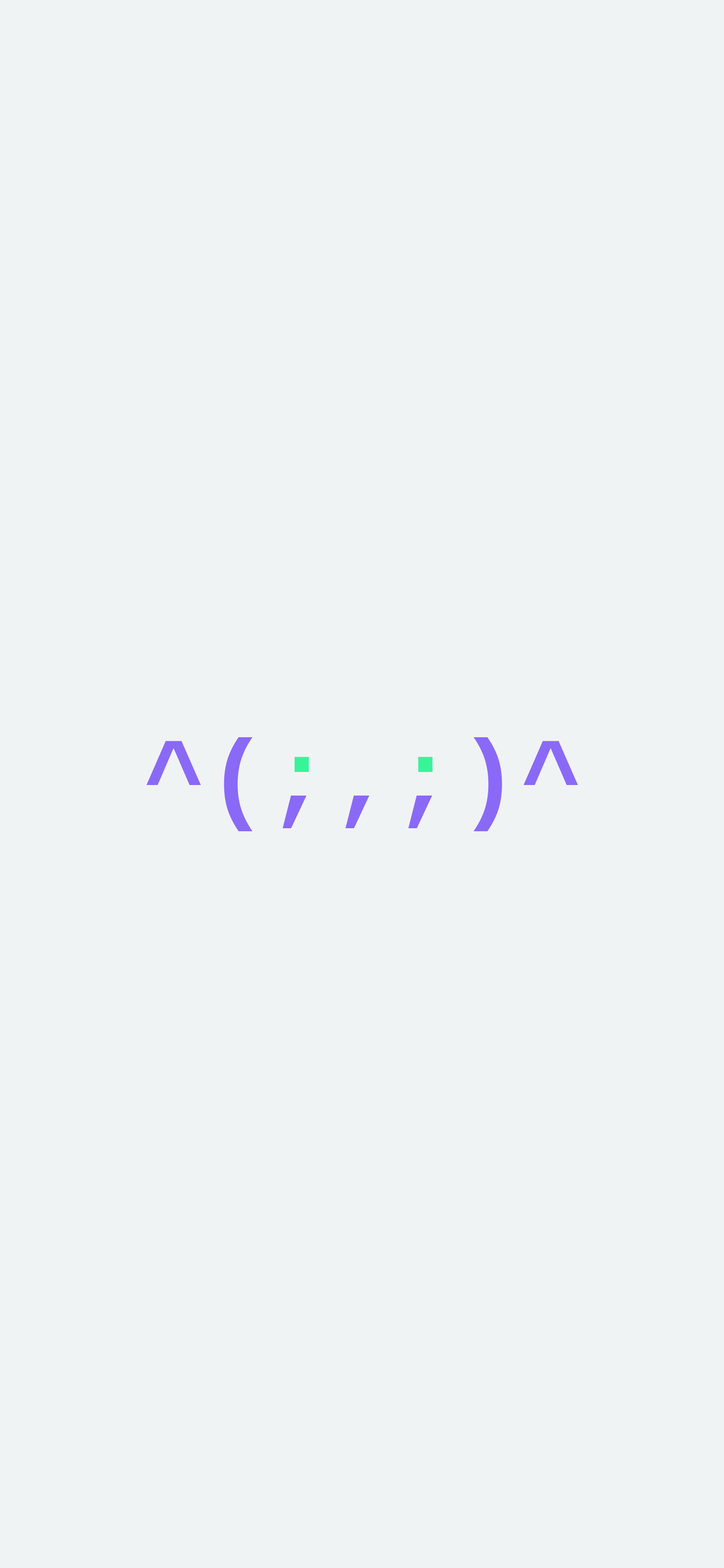
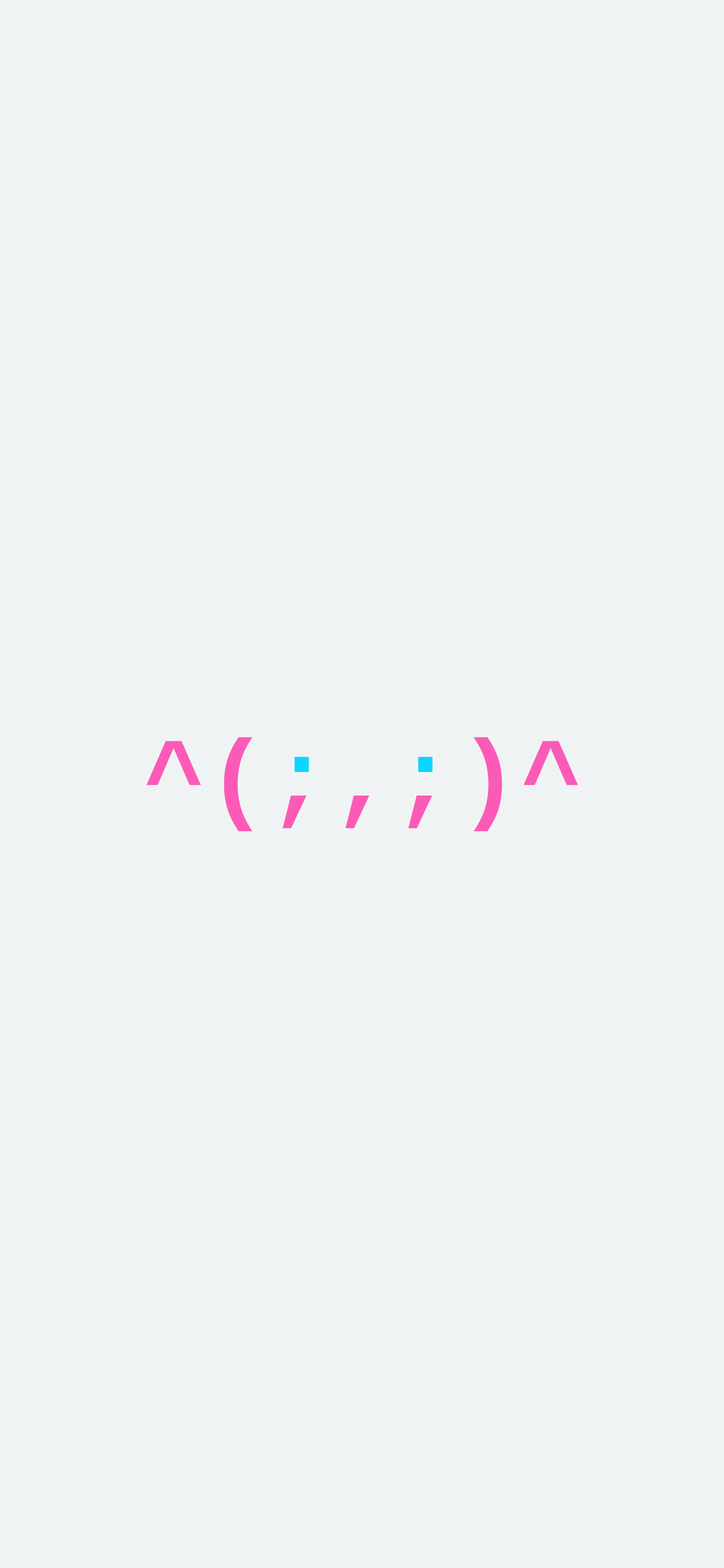
Layer changes from the first 724x1568 image to the second:
painted on "Body" over [146, 736, 578, 832]
painted on "Eyes" over [294, 756, 433, 772]